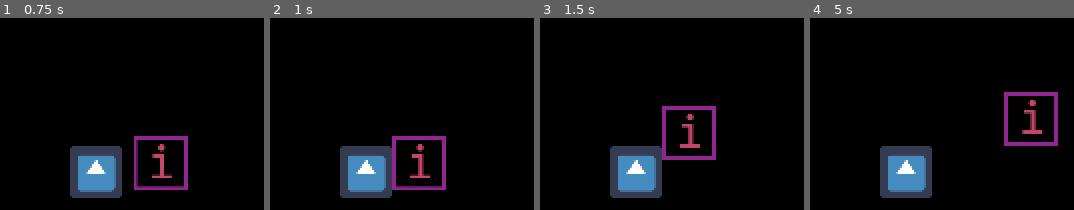
Above: before the commit, frames 1-4 (left to right).
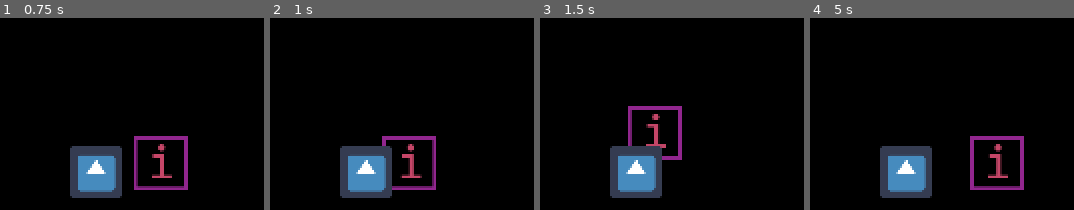
Above: after the commit, the same moments.

Repository: Team-JEDI/GodotWildJam16
Game: Godot game, scene res://scenes/LevelTemplate.tscn
The game is run twice, just before and just after one commit, with the same random seed, the same clock (stepped at 60 frames per second) and the same inputs. The engine's default icon, where the game draws it, is replaced by a stand-in: a white triangle on a blue panel in a dark square.
Inputs:
- Up to frame 1 (0.75 s): tap Enter at 0.5 s; hold Right (move_right) from 0.53 s (still down); tap E (interact) at 0.6 s
- Up to frame 2 (1 s): keep holding Right (move_right)
- Up to frame 3 (1.5 s): release Right (move_right) at 1.28 s; hold Down (move_down) from 1.28 s (still down); tap Shift (sprint) at 1.35 s
- Up to frame 4 (5 s): release Down (move_down) at 2.03 s; hold Right (move_right) 2.03-2.78 s; tap E (interact) at 2.1, 3.6 s; hold Up (move_up) 2.78-3.53 s; tap Shift (sprint) at 2.85, 4.35 s; hold Left (move_left) from 3.53 s (still down)

Frame 1 is identical in both runs. In frame 2, 2.3% of the frame differs, in the area x 42-67%, y 61-90%; in frame 3, 3.2%; in frame 4, 4.1%, in the area x 60-94%, y 38-90%.

Commit message:
Re-adding spriteframes to Player

Diff:
--- a/game/scenes/Player.tscn
+++ b/game/scenes/Player.tscn
@@ -8,11 +8,8 @@
 "frames": [ ExtResource( 2 ), ExtResource( 2 ), ExtResource( 2 ), ExtResource( 2 ), ExtResource( 2 ), ExtResource( 2 ), ExtResource( 2 ), ExtResource( 2 ) ],
 "loop": true,
 "name": "default",
-"speed": 8.0
+"speed": 5.0
 } ]
-
-[sub_resource type="RectangleShape2D" id=2]
-extents = Vector2( 32, 32 )
 
 [node name="Character" type="KinematicBody2D"]
 collision_layer = 3
@@ -22,10 +19,8 @@
 
 [node name="TemporarySprite" type="AnimatedSprite" parent="."]
 frames = SubResource( 1 )
-frame = 6
 
 [node name="CollisionShape2D" type="CollisionShape2D" parent="."]
-shape = SubResource( 2 )
 
 [node name="AudioStreamPlayer2D" type="AudioStreamPlayer2D" parent="."]
 
Not shown: 1 places in game/scenes/Player.tscn that only renumber resources
